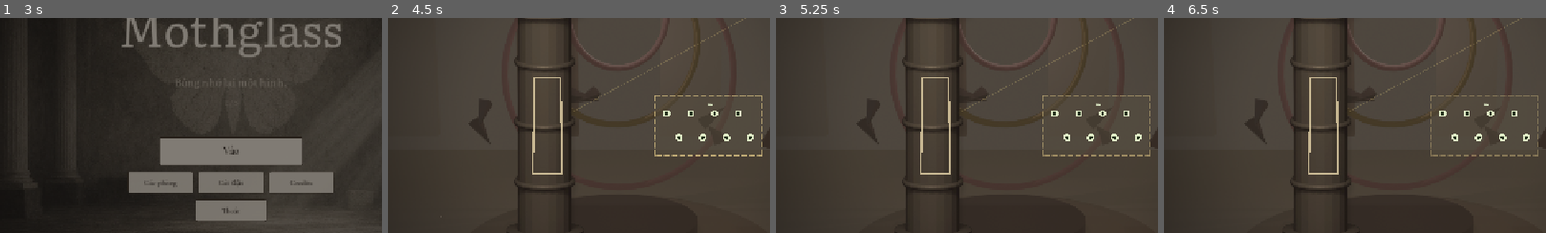
Above: before the commit, frames 1-4 (left to right).
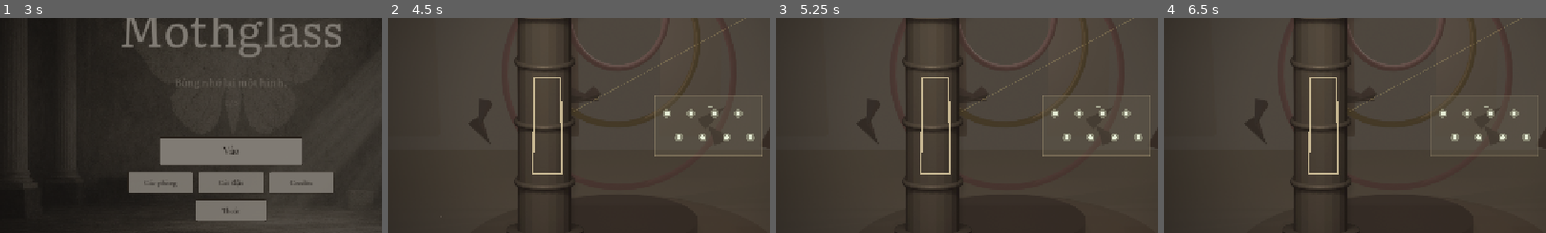
Above: after the commit, the same moments.

Repository: quocXEM/mothglass
Game: Godot game, scene res://scenes/boot.tscn
Two runs of this game, one before a commit and one after it. Both use one fixed random seed, a clock stepped at 60 frames per second and the inputs below.
Inputs (mouse positions are % of the whole screen's width and height, from its top left):
- Up to frame 1 (3 s): tap Enter at 0.5 s; move the mouse to (72, 45) at 0.52 s; tap Q at 0.6, 2.1 s; click (72, 45) at 0.67 s; drag from (30, 55) to (45, 70) at 1.27 s; tap Space at 2 s; move the mouse to (60, 28) at 2.02 s; click (60, 28) at 2.17 s; click "Vào" at 2.75 s
- Up to frame 2 (4.5 s): click "Lại" at 3.5 s; click "Hiểu rồi" at 4.25 s
- Up to frame 3 (5.25 s): click "Lại" at 5 s
- Up to frame 4 (6.5 s): click "Lại" at 5.75 s
The pictures show only the part of the screen within x 20-70%, y 28-78%; the shares and areas given below are measured in that part.

Frame 1 is identical in both runs. In frame 2, 1.0% of the frame differs, in the area x 69-98%, y 36-65%; in frame 3, 1.0%; in frame 4, 0.9%.

Commit message:
Target diegetic: silhouette mềm, bỏ khung nét đứt và ✕ đỏ.
Co-authored-by: Cursor <cursoragent@cursor.com>

Diff:
--- a/scripts/puzzle/target_ghost.gd
+++ b/scripts/puzzle/target_ghost.gd
@@ -1,15 +1,16 @@
 extends Node2D
-## Vùng bóng cần phủ — đọc được ngay, không giống debug đỏ.
+## Diegetic target — soft silhouette + dust dots. No dashed debug boxes / red ✕.
+
 
 var outlines: Array = []
 var samples: Array = []
 var anti: Array = []
 var covered: Array = []
 var anti_hit: Array = []
-var fill_alpha := 0.08
+var fill_alpha := 0.06
 var pulse := 0.0
-var hold_t := 0.0 # 0..1 while holding solve
-var status := "" # short label above zone
+var hold_t := 0.0
+var status := ""
 
 
 func set_target(outline_list: Array, sample_pts: Array, anti_pts: Array = []) -> void:
@@ -34,7 +35,7 @@
 
 
 func set_progress(t: float) -> void:
-	fill_alpha = lerpf(0.08, 0.32, t)
+	fill_alpha = lerpf(0.05, 0.22, t)
 	queue_redraw()
 
 
@@ -49,7 +50,7 @@
 
 
 func _process(delta: float) -> void:
-	pulse += delta * 1.6
+	pulse += delta * 1.1
 	queue_redraw()
 
 
@@ -57,38 +58,38 @@
 	for outline in outlines:
 		if outline.size() < 3:
 			continue
-		# Readable wash + border
-		draw_colored_polygon(outline, Color(0.95, 0.88, 0.7, fill_alpha * 0.55))
-		draw_colored_polygon(outline, Color(0.12, 0.1, 0.09, fill_alpha))
-		var col := Color(0.92, 0.82, 0.55, 0.55 + 0.2 * sin(pulse))
+		# Soft moth-dust wash — reads as place, not UI
+		draw_colored_polygon(outline, Color(0.92, 0.86, 0.72, fill_alpha * 0.7))
+		draw_colored_polygon(outline, Color(0.08, 0.07, 0.06, fill_alpha * 0.85))
+		var edge := Color(0.88, 0.8, 0.62, 0.22 + 0.08 * sin(pulse))
 		if hold_t > 0.05:
-			col = Color(0.85, 0.95, 0.75, 0.55 + 0.35 * hold_t)
-		_dashed(outline, col, 2.0)
-		# Hold ring progress on zone
+			edge = Color(0.86, 0.92, 0.78, 0.25 + 0.4 * hold_t)
+		_soft_border(outline, edge, 1.5)
 		if hold_t > 0.02:
 			var aabb := _aabb(outline)
 			var c := aabb.get_center()
-			draw_arc(c, mini(aabb.size.x, aabb.size.y) * 0.35, -PI * 0.5, -PI * 0.5 + TAU * hold_t, 48, Color(0.9, 0.95, 0.8, 0.85), 3.0, true)
+			var r := mini(aabb.size.x, aabb.size.y) * 0.32
+			draw_arc(c, r, -PI * 0.5, -PI * 0.5 + TAU * hold_t, 40, Color(0.9, 0.94, 0.82, 0.55), 2.0, true)
 
-	var filled := 0
 	for i in samples.size():
 		var p: Vector2 = samples[i]
 		var ok: bool = i < covered.size() and covered[i]
+		var breathe := 0.55 + 0.2 * absf(sin(pulse + float(i) * 0.4))
 		if ok:
-			filled += 1
-			draw_circle(p, 6.0, Color(0.9, 0.95, 0.8, 0.95))
-			draw_circle(p, 2.5, Color(0.15, 0.2, 0.12, 1))
+			draw_circle(p, 7.0, Color(0.88, 0.92, 0.78, 0.35))
+			draw_circle(p, 3.5, Color(0.92, 0.95, 0.86, 0.95))
 		else:
-			var a := 0.45 + 0.25 * absf(sin(pulse + float(i) * 0.5))
-			draw_arc(p, 6.0, 0.0, TAU, 20, Color(0.95, 0.85, 0.55, a), 2.0, true)
-			draw_circle(p, 2.0, Color(0.95, 0.85, 0.55, a * 0.7))
+			draw_circle(p, 5.5, Color(0.95, 0.88, 0.65, 0.12 * breathe))
+			draw_arc(p, 4.5, 0.0, TAU, 16, Color(0.95, 0.86, 0.6, 0.45 * breathe), 1.25, true)
 
+	# Forbidden spots: quiet cold voids — never red debug ✕
 	for i in anti.size():
 		var p: Vector2 = anti[i]
 		var hit: bool = i < anti_hit.size() and anti_hit[i]
-		var col := Color(0.75, 0.2, 0.18, 0.85) if hit else Color(0.55, 0.25, 0.2, 0.35)
-		draw_line(p + Vector2(-5, -5), p + Vector2(5, 5), col, 2.0, true)
-		draw_line(p + Vector2(-5, 5), p + Vector2(5, -5), col, 2.0, true)
+		var a := 0.55 if hit else 0.22
+		draw_circle(p, 8.0, Color(0.35, 0.28, 0.32, a * 0.35))
+		draw_arc(p, 5.0, 0.0, TAU, 18, Color(0.72, 0.55, 0.58, a), 1.2, true)
+
 
 func _aabb(poly: PackedVector2Array) -> Rect2:
 	var r := Rect2(poly[0], Vector2.ZERO)
@@ -97,21 +98,8 @@
 	return r
 
 
-func _dashed(poly: PackedVector2Array, color: Color, width: float) -> void:
+func _soft_border(poly: PackedVector2Array, color: Color, width: float) -> void:
 	for i in poly.size():
 		var a: Vector2 = poly[i]
 		var b: Vector2 = poly[(i + 1) % poly.size()]
-		var dir := b - a
-		var length := dir.length()
-		if length < 0.01:
-			continue
-		dir /= length
-		var t := 0.0
-		var on := true
-		while t < length:
-			var seg := 8.0 if on else 5.0
-			var t2 := minf(t + seg, length)
-			if on:
-				draw_line(a + dir * t, a + dir * t2, color, width, true)
-			on = not on
-			t = t2
+		draw_line(a, b, color, width, true)
